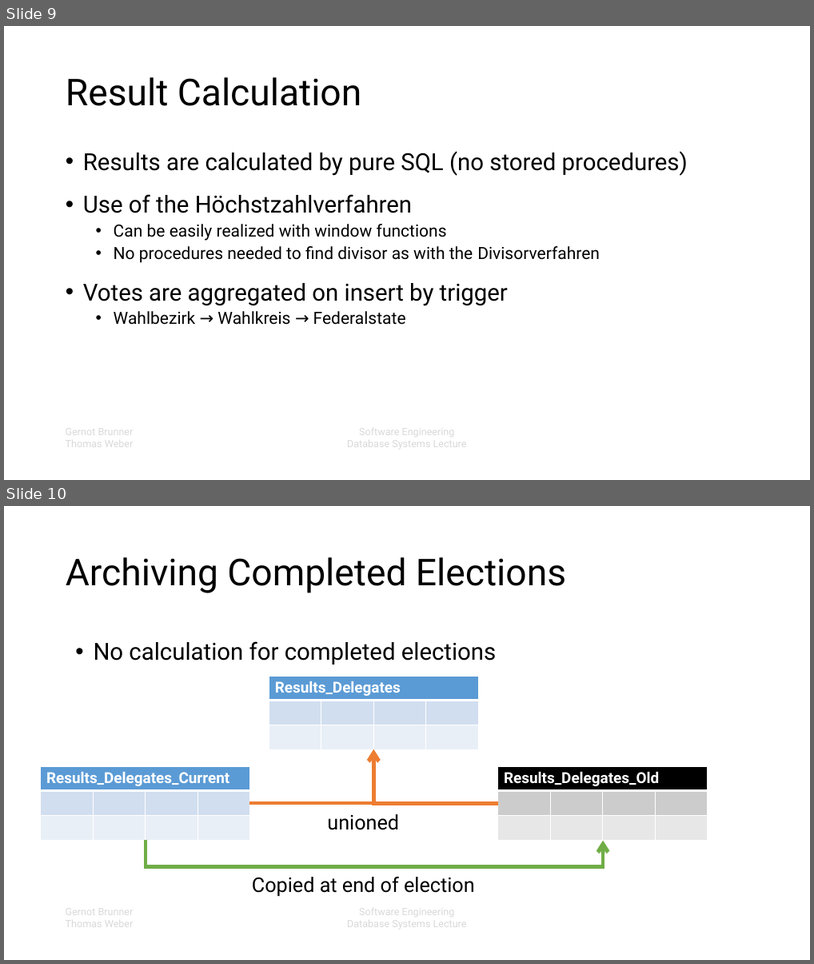
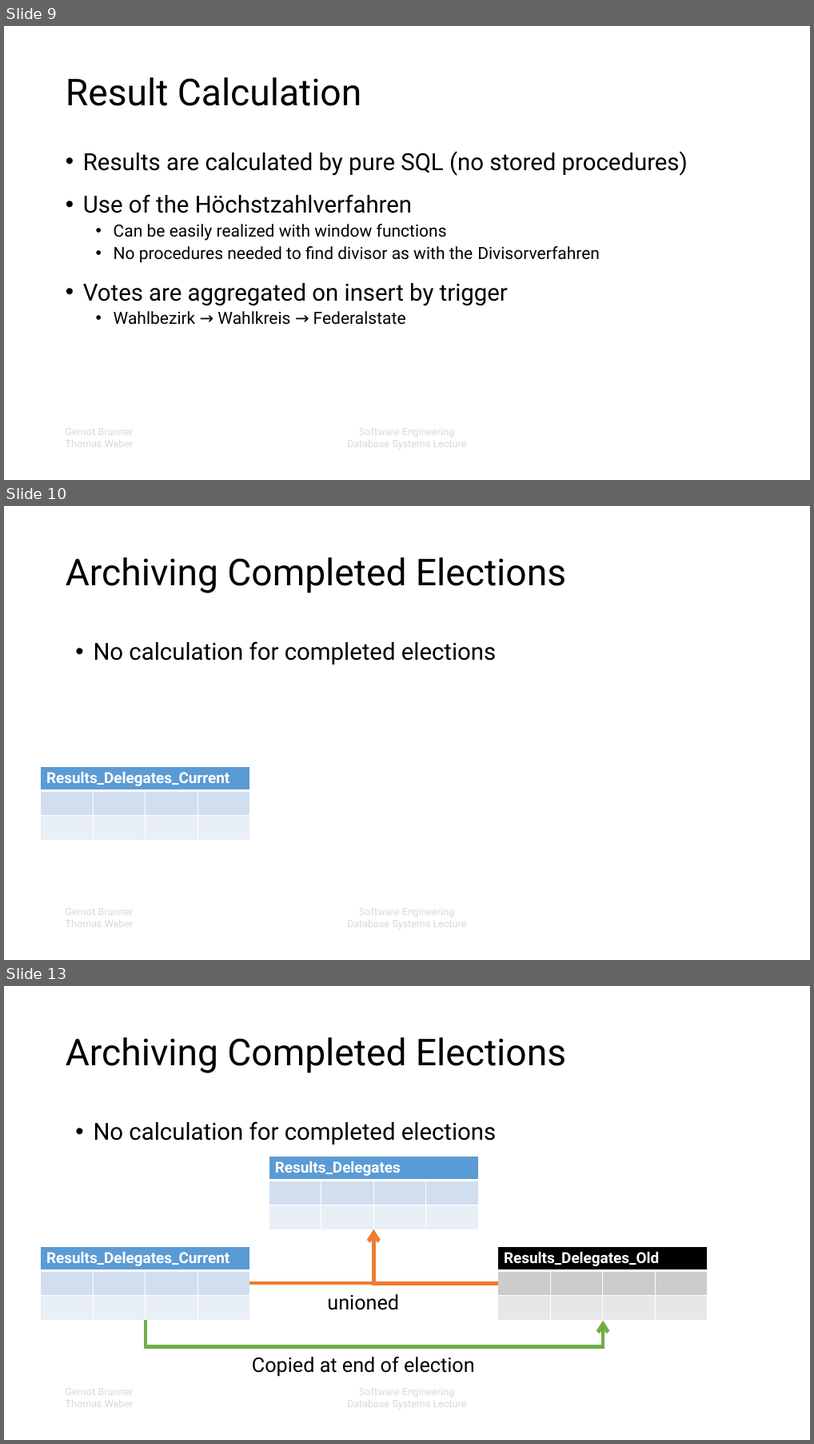
Before and after one commit to elordin/dbs, a slide deck: slides.pptx. Shown one above the other, each under a label of ours: slides 9 and 10 before the commit, slides 9, 10 and 13 after it; the slides between them are not shown. The pictures are 814x964 and 814x1444 pixels, drawn with LibreOffice and Linux fonts; fonts in the diff are those of the drawing; background and template pictures are left out. Boxes give left, top, right and bottom in pixels: in the first picture for what was removed or moved away, otherwise in the second. Text is boxed around its words. In the diff, an @@ line names an element or a change of style, - is before the commit and + after.

Commit message:
-splitted archiv tables in more slides

```diff
--- a/slides.pptx
+++ b/slides.pptx
@@ slide 10 added at (4, 506, 810, 960), background #FFFFFF; not listed: 2 template elements that a slide beside it also shows @@
@@ title added at (66, 557, 566, 593), 44 pt, text #000000 @@
+Archiving Completed Elections
@@ text added at (94, 641, 497, 664), 28 pt, text #000000 @@
+  • No calculation for completed elections
@@ table added at (40, 766, 251, 840), 3 rows, 4 columns @@
+Results_Delegates_Current |  |  | 
+ |  |  | 
+ |  |  | 
@@ what was slide 10 is now slide 13 @@
```
Also in this commit, not shown: 3 other slides added, 1 slide removed.
